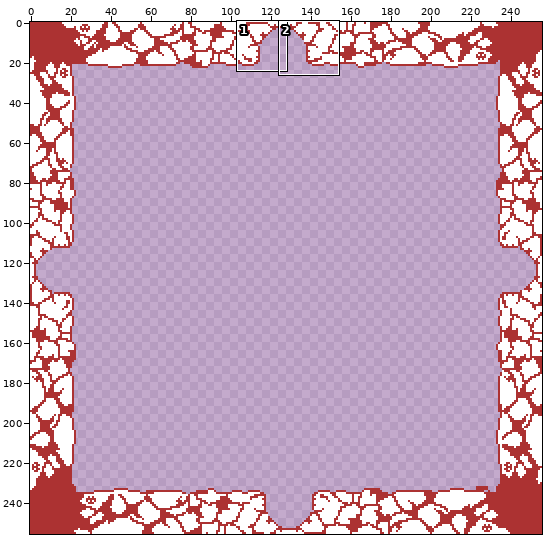
File history of a pixel-art file, Assets/Images/Environment/Caves/cave-walls.aseprite. The picture above shows the old version from afar; the outline marks the close-up.
Close-up. Old version:
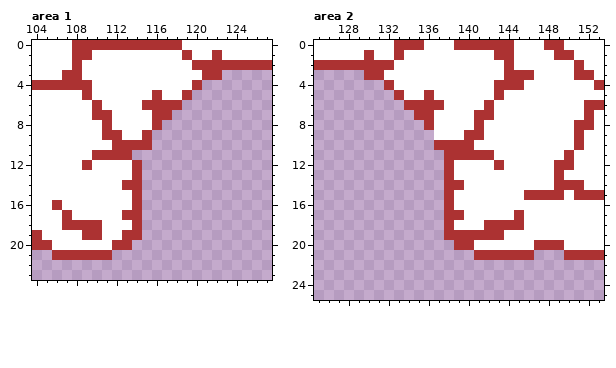
256x256 pixels, 1 frame. Pixels under 10% opacity are left out. Shown: area 1: x 104..127, y 0..23; area 2: x 125..153, y 0..25. The commit also changed other parts of the picture, which this record leaves out.
Once edited:
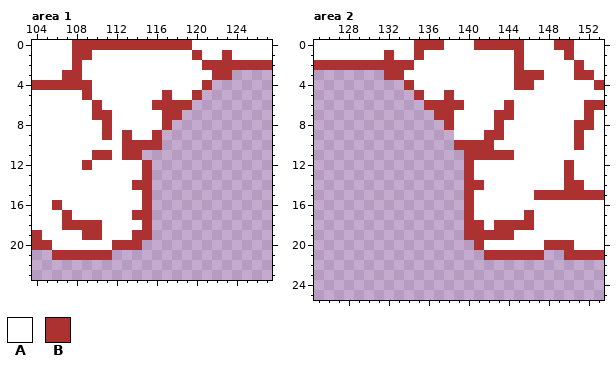
Palette (. is transparent): A #ffffff  B #ac3232
From old to new:
Area 1:
y 0: x 119 A -> B
y 1: x 119..120 BA -> AB; x 122..123 BA -> AB
y 2: x 120 B -> A
y 3: x 121 B -> A; x 123 . -> B
y 4: x 120..121 B. -> AB
y 5: x 116..117 BA -> AB; x 119..120 B. -> AB
y 6: x 115 B -> A; x 119 . -> B
y 7: x 116 B -> A; x 118 . -> B
y 8: x 116..117 B. -> AB
y 9: x 112..113 BA -> AB; x 115..116 B. -> AB
y 10: x 112 B -> A; x 116 . -> B
y 11: x 112 B -> A; x 114 . -> B
y 12..13: x 114..115 B. -> AB
y 14: x 113 B -> A; x 115 . -> B
y 15..16: x 114..115 B. -> AB
y 17: x 113 B -> A; x 115 . -> B
y 18: x 114..115 B. -> AB
y 19: x 113 B -> A; x 115 . -> B
y 20: x 114 . -> B
Area 2:
y 0: x 133..134 BB -> AA; x 136..137 AA -> BB; x 139..140 BB -> AA; x 145 A -> B; x 148 B -> A; x 150 A -> B
y 1: x 130 B -> A; x 132..133 AB -> BA; x 135 A -> B; x 143..145 BBA -> AAB; x 149 B -> A
y 2: x 133..134 AA -> BB; x 144..145 BA -> AB
y 3: x 130..133 BBAA -> ..BB; x 144 B -> A; x 147 A -> B
y 4: x 132..134 BAA -> ..B; x 143..144 BB -> AA; x 146 A -> B
y 5: x 133..136 BAAB -> ..BA; x 138 A -> B; x 143 B -> A
y 6: x 134..135 BB -> ..; x 138..139 AA -> BB; x 142 B -> A; x 144 A -> B
y 7: x 135..138 BBAA -> ..BB; x 141..144 BBAA -> AABB
y 8: x 136..138 BAA -> ..B; x 141 B -> A; x 143 A -> B
y 9: x 137..138 AA -> ..; x 140..143 BBAA -> AABB
y 10: x 137..138 BB -> ..; x 141..142 AA -> BB
y 11: x 138..139 BB -> ..; x 143..144 AA -> BB; x 150 B -> A
y 12: x 138..140 BAA -> ..B; x 143 B -> A; x 149 B -> A
y 13: x 138..140 BAA -> ..B; x 149..150 BA -> AB
y 14: x 138..141 BBAA -> ..BB; x 149 B -> A
y 15: x 138..140 BAA -> ..B; x 146 B -> A; x 150 A -> B
y 16: x 138..140 BAA -> ..B
y 17: x 138..140 BBA -> ..B; x 145..146 BA -> AB
y 18: x 138..142 BAAAB -> ..BBA; x 146 A -> B
y 19: x 138..139 BB -> ..; x 144 A -> B
y 20: x 139..141 BBA -> ..B; x 147 B -> A; x 150 A -> B
y 21: x 141 B -> .; x 147 . -> B
